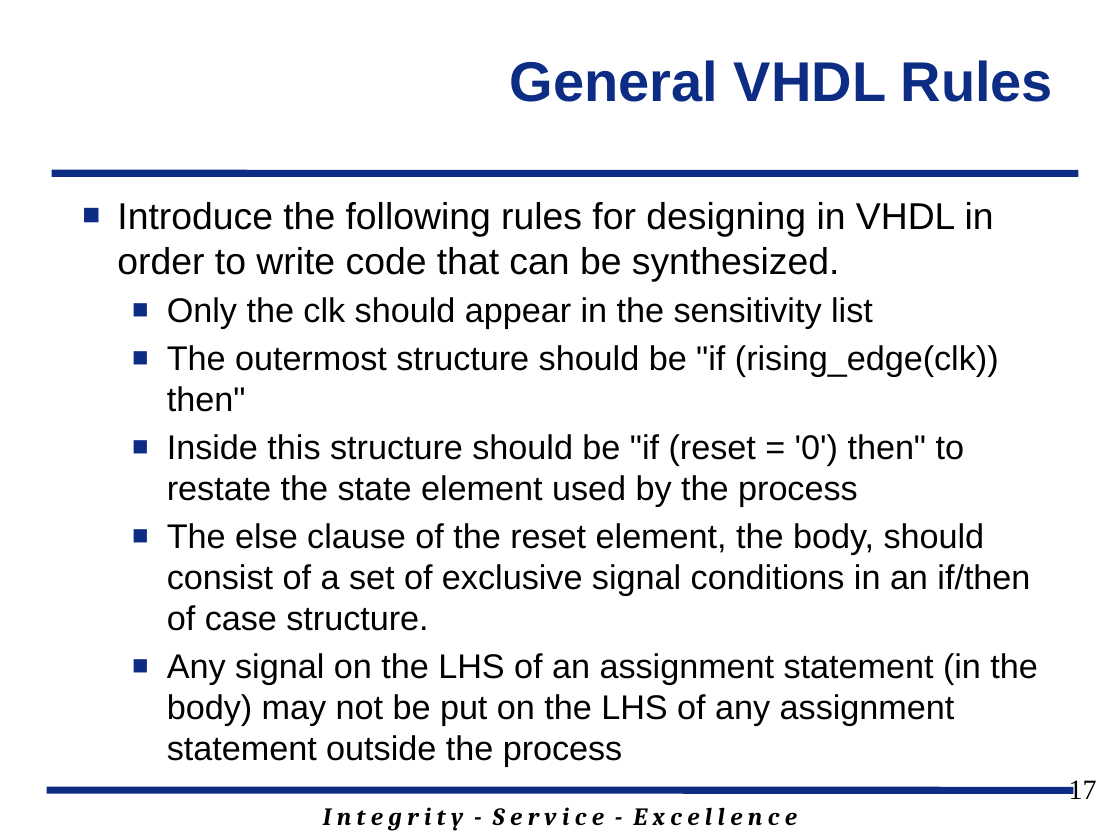
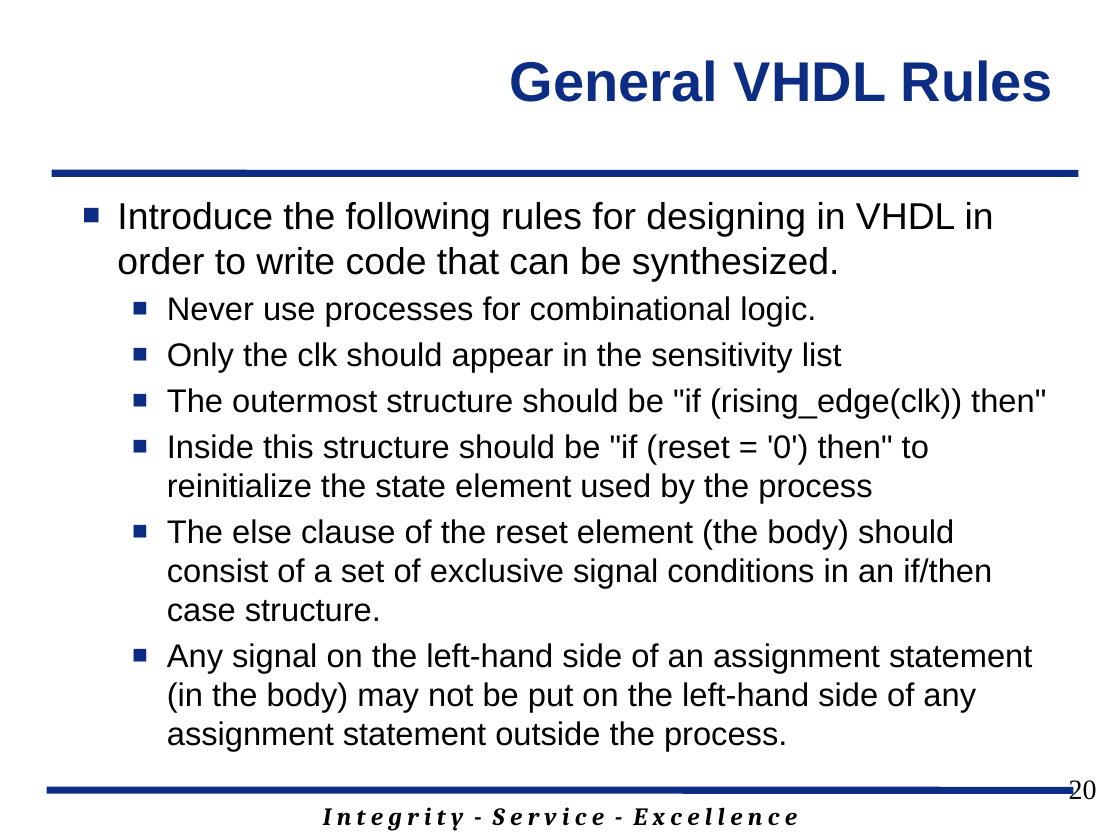
Before and after one commit to jfalkinburg/ECE383_web, a slide deck: slide 20 of lecture/slides/ECE_383_Lec4.pptx (slide 17 before the commit). Drawn at 1120x840 pixels with LibreOffice and Linux fonts; fonts in the diff are those of the drawing; background and template pictures are left out. Boxes give left, top, right and bottom in pixels: in the first picture for what was removed or moved away, otherwise in the second. Text is boxed around its words. In the diff, an @@ line names an element or a change of style, - is before the commit and + after.

```diff
--- a/lecture/slides/ECE_383_Lec4.pptx
+++ b/lecture/slides/ECE_383_Lec4.pptx
@@ text at bbox=[167, 296, 816, 326]: paragraph added @@
+  ■ Never use processes for combinational logic.
@@ text at bbox=[167, 342, 1046, 418]: size 22 to 21 pt in "Only the clk should appear in the ...", "The outermost structure should be "if (rising_edge(clk)) ..." @@
@@ text at bbox=[167, 434, 1032, 712]: text changed; size 22 to 21 pt @@
-  ■ Inside this structure should be "if (reset = '0') then" to restate the state element used by the process
-  ■ The else clause of the reset element, the body, should consist of a set of exclusive signal conditions in an if/then of case structure.
-  ■ Any signal on the LHS of an assignment statement (in the body) may not be put on the LHS of any assignment statement outside the process
+  ■ Inside this structure should be "if (reset = '0') then" to reinitialize the state element used by the process
+  ■ The else clause of the reset element (the body) should consist of a set of exclusive signal conditions in an if/then case structure.
+  ■ Any signal on the left-hand side of an assignment statement (in the body) may not be put on the left-hand side of any assignment statement outside the process.
@@ page number at bbox=[1069, 780, 1097, 800]: text changed @@
-17
+20
```
Also in this commit, not shown: 6 other slides changed, 4 slides added, 1 slide removed, 3 other files.
